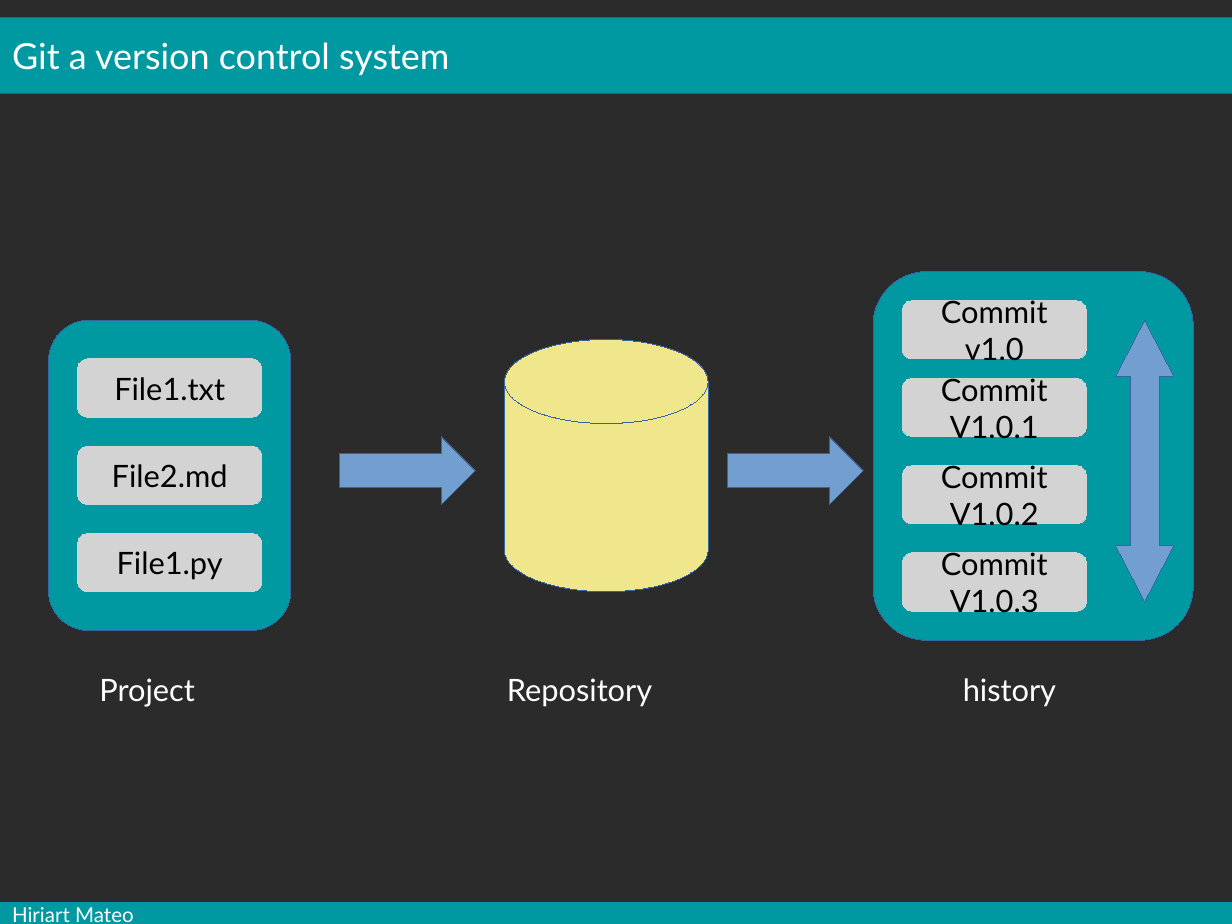
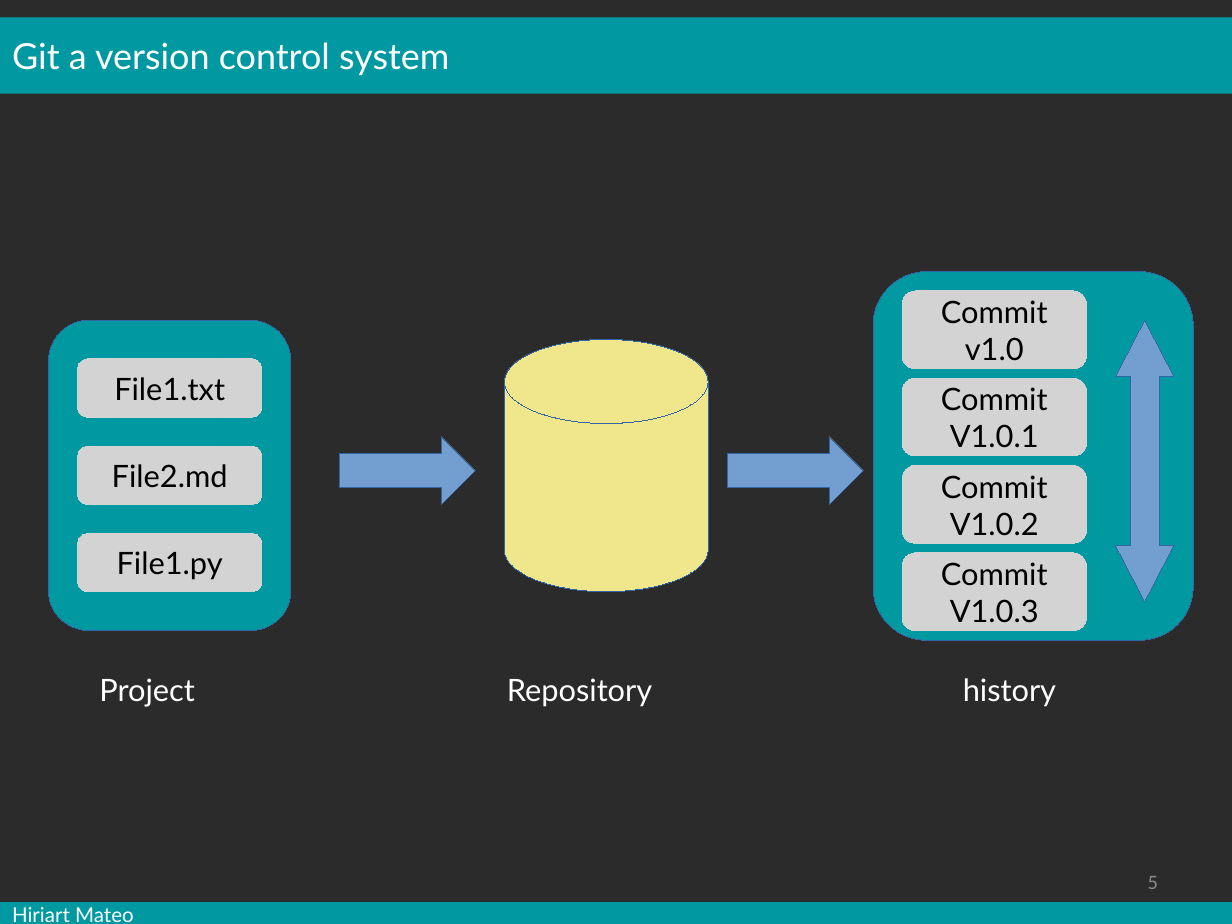
Before and after one commit to mesocentre-clermont-auvergne/formation_fair, a slide deck: slide 5 of fair_versionnage/versionnage_cours/cours.odp. Drawn at 1232x924 pixels with LibreOffice and Linux fonts; fonts in the diff are those of the drawing; background and template pictures are left out; a plain dark background stands for a picture behind light text. Boxes give left, top, right and bottom in pixels: in the first picture for what was removed or moved away, otherwise in the second. Text is boxed around its words. In the diff, an @@ line names an element or a change of style, - is before the commit and + after.

```diff
--- a/fair_versionnage/versionnage_cours/cours.odp
+++ b/fair_versionnage/versionnage_cours/cours.odp
@@ rounded rectangle "Commit v1.0": place and size @@
-rounded rectangle "Commit v1.0" at bbox=[902, 301, 1087, 359]
+rounded rectangle "Commit v1.0" at bbox=[902, 291, 1087, 368]
@@ rounded rectangle "Commit": place and size @@
-rounded rectangle "Commit" at bbox=[902, 378, 1087, 436]
+rounded rectangle "Commit" at bbox=[902, 378, 1087, 456]
@@ rounded rectangle "Commit": place and size @@
-rounded rectangle "Commit" at bbox=[902, 466, 1087, 524]
+rounded rectangle "Commit" at bbox=[902, 466, 1087, 543]
@@ rounded rectangle "Commit": place and size @@
-rounded rectangle "Commit" at bbox=[902, 553, 1087, 611]
+rounded rectangle "Commit" at bbox=[902, 553, 1087, 631]
@@ page number added at bbox=[1148, 876, 1158, 889], 12 pt, text #898989 @@
+5
```
Also in this commit, not shown: 32 other slides changed, 1 other file.
